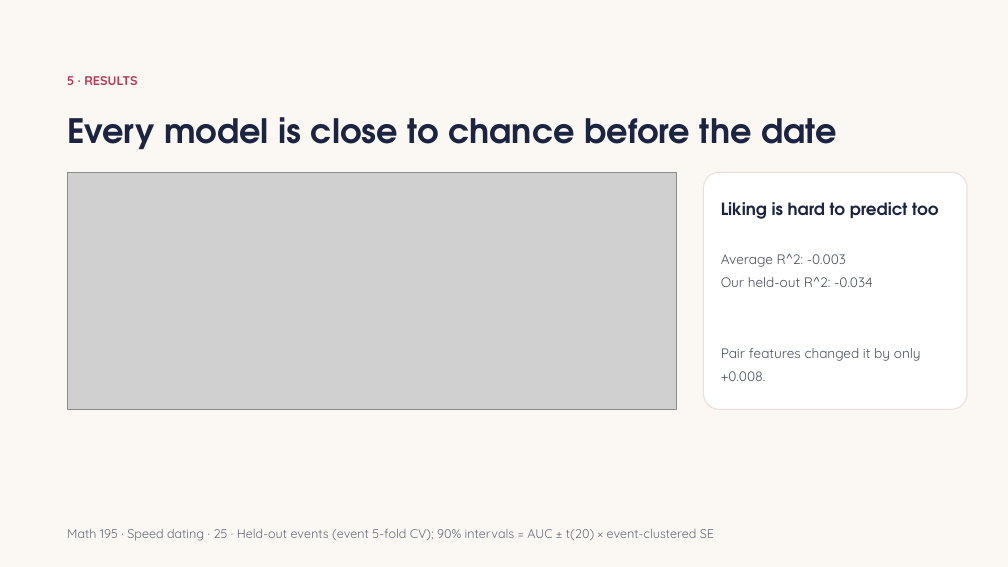
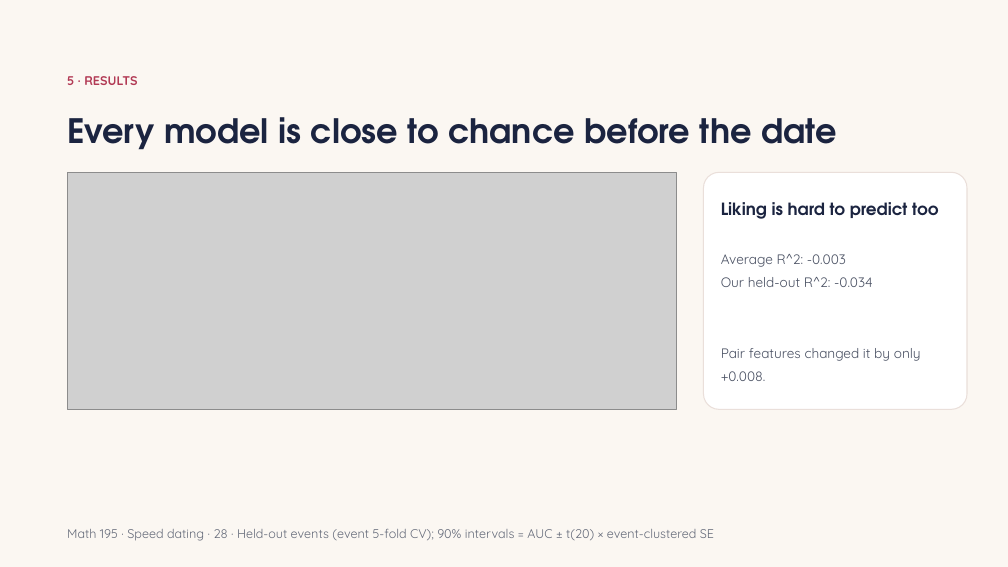
Before and after one commit to Abraham-y/math195-speed-dating, a slide deck: slide 31 of results/report_impl_slides_full.pptx (slide 25 before the commit). Drawn at 1008x567 pixels with LibreOffice and Linux fonts; fonts in the diff are those of the drawing; grey boxes stand for pictures. Boxes give left, top, right and bottom in pixels: in the first picture for what was removed or moved away, otherwise in the second. Text is boxed around its words. In the diff, an @@ line names an element or a change of style, - is before the commit and + after.

```diff
--- a/results/report_impl_slides_full.pptx
+++ b/results/report_impl_slides_full.pptx
@@ text at box(67, 529, 714, 541): text changed @@
-Math 195 · Speed dating · 25 · Held-out events (event 5-fold CV); 90% intervals = AUC ± t(20) × event-clustered SE
+Math 195 · Speed dating · 28 · Held-out events (event 5-fold CV); 90% intervals = AUC ± t(20) × event-clustered SE
```
Also in this commit, not shown: 24 other slides changed, 6 slides added, 6 other files.
